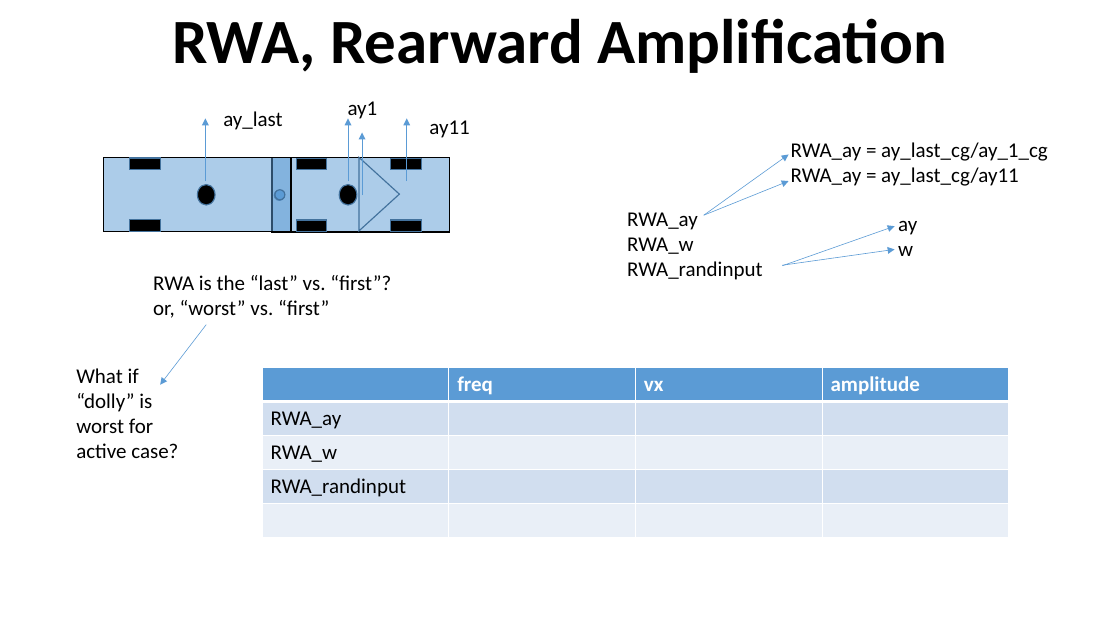
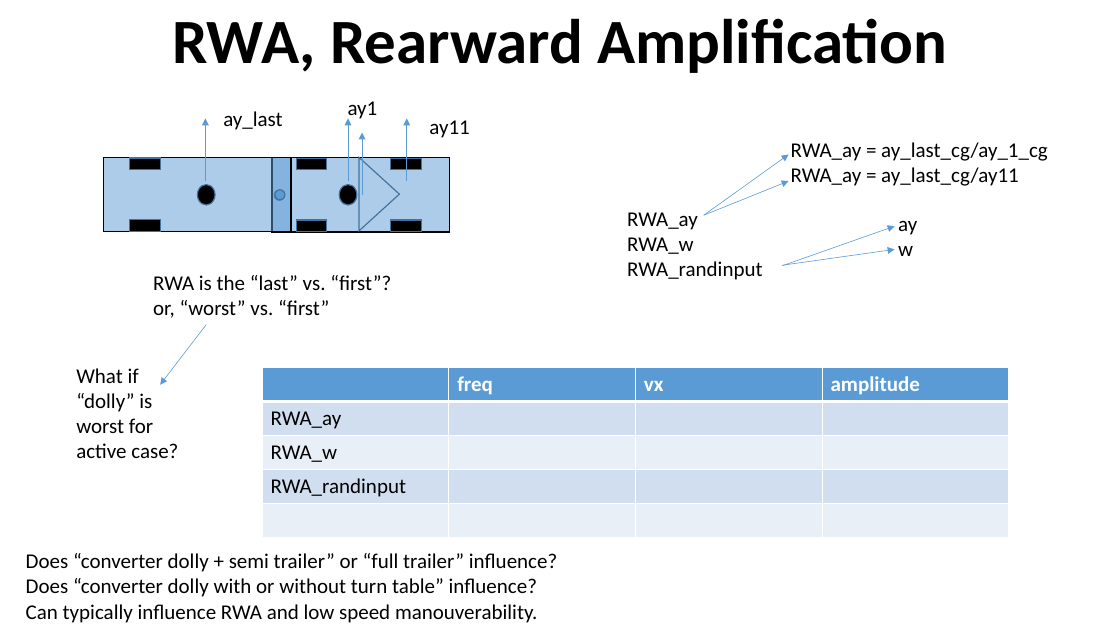
Before and after one commit to performance-based-standards/OpenPBS, a slide deck: slide 8 of OpenPBS/Resources/illustrations/DescriptionsPerPBS_ToTool.pptx. Drawn at 1120x630 pixels with LibreOffice and Linux fonts; fonts in the diff are those of the drawing. Boxes give left, top, right and bottom in pixels: in the first picture for what was removed or moved away, otherwise in the second. Text is boxed around its words. In the diff, an @@ line names an element or a change of style, - is before the commit and + after.

Commit message:
added wquestion about converter dolly/ turntable on converter dolly

```diff
--- a/OpenPBS/Resources/illustrations/DescriptionsPerPBS_ToTool.pptx
+++ b/OpenPBS/Resources/illustrations/DescriptionsPerPBS_ToTool.pptx
@@ text added at bbox=[26, 553, 557, 623], 18 pt, text #000000 @@
+Does “converter dolly + semi trailer” or “full trailer” influence?
+Does “converter dolly with or without turn table” influence?
+Can typically influence RWA and low speed manouverability.
```
